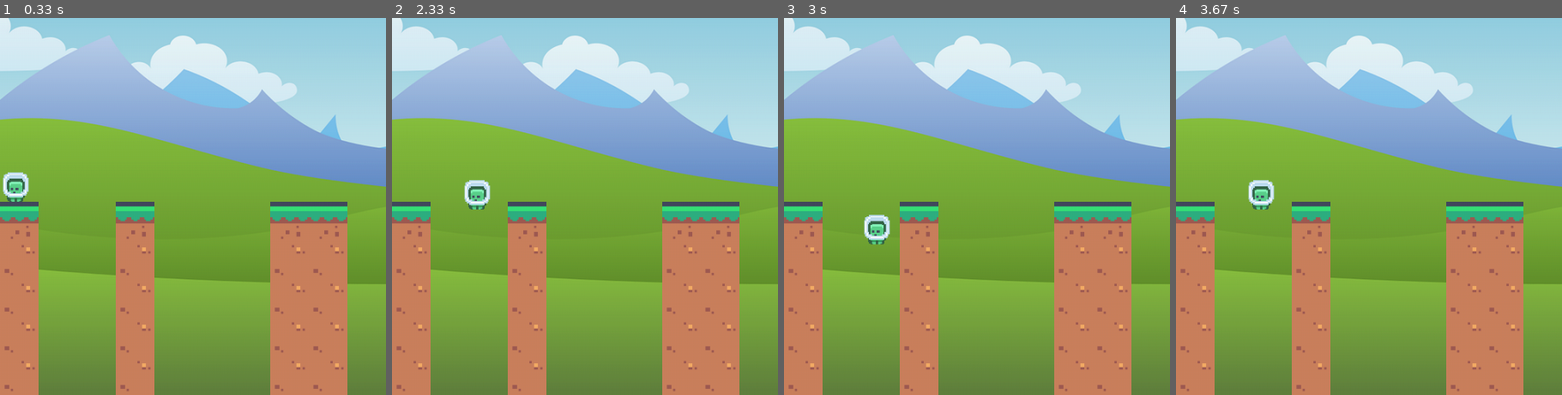
Above: before the commit, frames 1-4 (left to right).
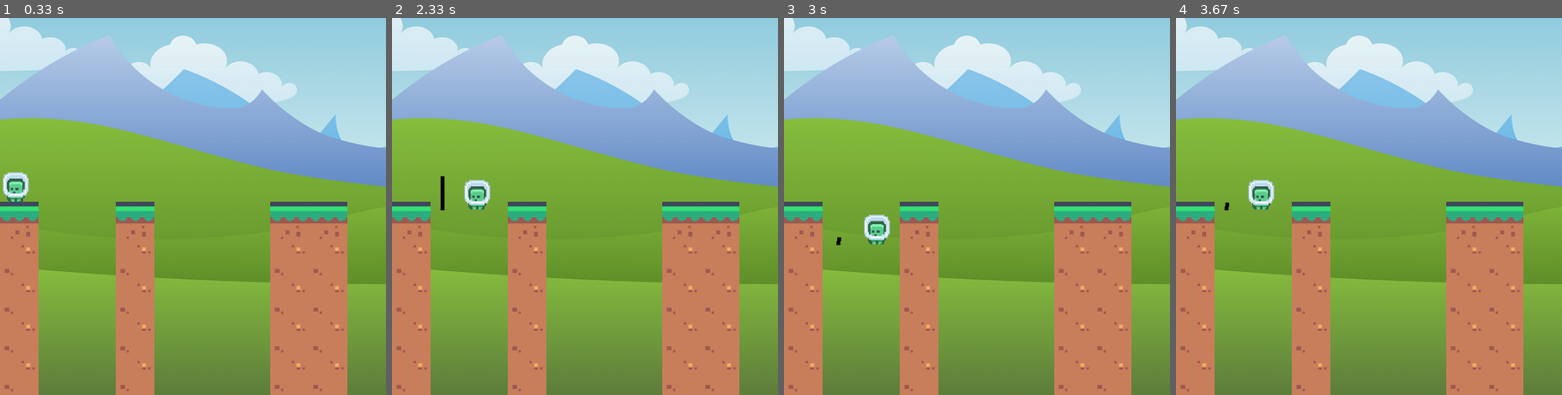
Above: after the commit, the same moments.

Repository: alexchugun/PyGameProject-Bridge
Game: pygame game, started from main.py
Same seed, same stepped clock (60 frames per second), same inputs: the game is played once before the commit and once after it.
Inputs:
- Up to frame 1 (0.33 s): no input
- Up to frame 2 (2.33 s): tap Space at 0.33, 0.73, 1.03, 1.23, 1.53, 1.73, 2.03, 2.3 s; hold Right 0.67-1.13 s; hold Right 1.17-1.63 s; hold Left 1.67-2.2 s; hold Left from 2.23 s (still down)
- Up to frame 3 (3 s): tap Space at 2.6, 2.73 s; release Left at 2.63 s; hold Right from 2.67 s (still down)
- Up to frame 4 (3.67 s): tap Space at 3.03, 3.4 s; release Right at 3.3 s; hold Left from 3.33 s (still down)
The pictures show only the part of the screen within x 0-50%, y 50-100%; the shares and areas given below are measured in that part.

Frame 1 is identical in both runs. In frame 2, 0.1% of the frame differs, in the area x 12-14%, y 41-52%; in frame 3, less than 0.1%; in frame 4, less than 0.1%.

Commit message:
Add bridge. Begin

Diff:
--- a/main.py
+++ b/main.py
@@ -1,5 +1,6 @@
 import pygame
 from settings import *
+from utils import *
 from player import Player
 from world import World
 
@@ -12,6 +13,8 @@
 background_image = pygame.image.load('assets/images/background.png')
 
 is_running = True
+is_drawing_bridge = False
+is_falling_bridge = False
 
 world_data = [
     [2, 0, 0, 2, 0, 0, 0, 2, 2, 0, 0, 0, 0, 0, 0, 0, 0, 0, 0, 2],
@@ -24,6 +27,7 @@
 
 world = World(world_data)
 player = Player(0, 650, world.tile_list)
+h = 0
 
 while is_running:
     screen.blit(background_image, (0, 0))
@@ -34,6 +38,34 @@
     for event in pygame.event.get():
         if event.type == pygame.QUIT:
             is_running = False
+        if event.type == pygame.KEYDOWN:
+            if event.key == pygame.K_SPACE:
+                is_drawing_bridge = True
+                is_falling_bridge = False
+                x, y = player.rect.x, player.rect.y
+        if event.type == pygame.KEYUP:
+            if event.key == pygame.K_SPACE:
+                is_drawing_bridge = False
+                is_falling_bridge = True
+                h1 = h
+                h = 0
+                a = 0
+
+    if is_drawing_bridge:
+        pygame.draw.line(screen, 'black',
+                         [(player.rect.x + player.image_width) // 2, player.rect.y + player.image_height],
+                         [(player.rect.x + player.image_width) // 2, player.rect.y - h], 5)
+        h += 3
+
+    if is_falling_bridge:
+        if a <= 90:
+            x_ = h1 * sin_grad(a)
+            y_ = h1 * cos_grad(a)
+            pygame.draw.line(screen, 'black',
+                             [(player.rect.x + player.image_width) // 2, player.rect.y + player.image_height],
+                             [(player.rect.x + player.image_width) // 2 + x_, player.rect.y + player.image_height - y_],
+                             5)
+            a += 1
 
     pygame.display.update()
     clock.tick(FPS)
--- /dev/null
+++ b/utils.py
@@ -0,0 +1,13 @@
+import math
+
+
+def grad_to_rad(grad):
+    return grad / 360 * math.pi * 2
+
+
+def cos_grad(grad):
+    return math.cos(grad_to_rad(grad))
+
+
+def sin_grad(grad):
+    return math.sin(grad_to_rad(grad))
